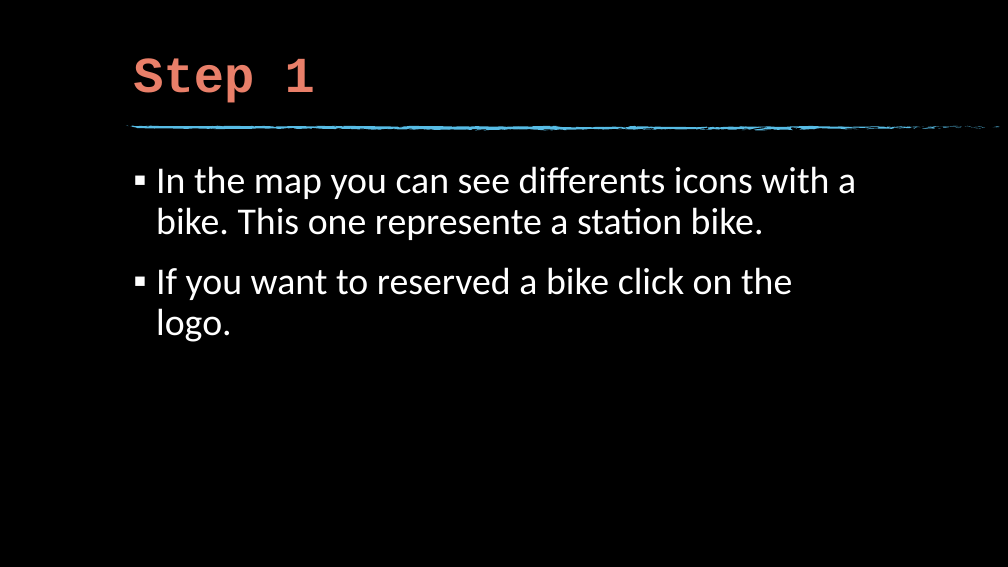
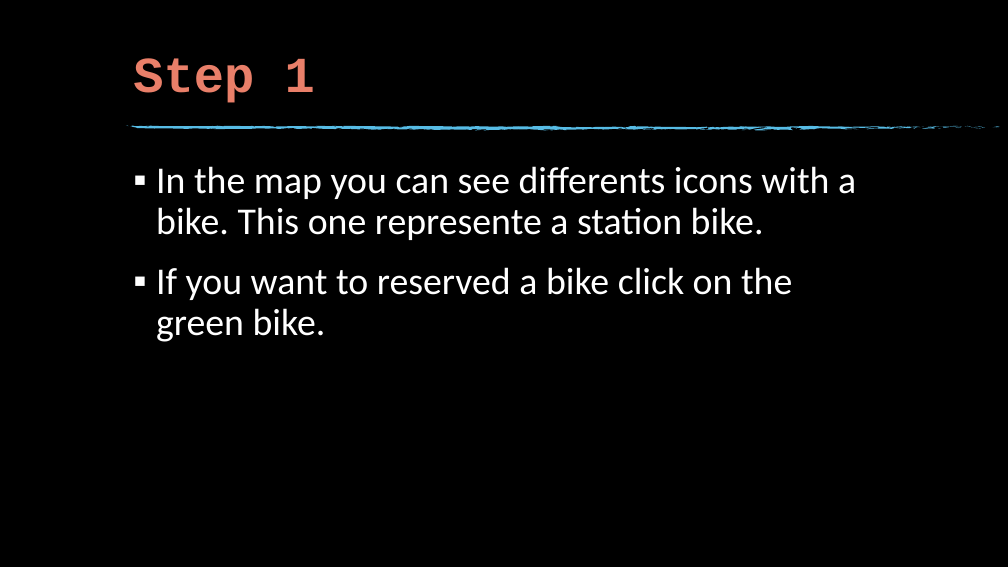
Before and after one commit to JEROME0905/P3_bikemap, a slide deck: slide 2 of diapo how to use application.pptx. Drawn at 1008x567 pixels with LibreOffice and Linux fonts; fonts in the diff are those of the drawing; background and template pictures are left out. Boxes give left, top, right and bottom in pixels: in the first picture for what was removed or moved away, otherwise in the second. Text is boxed around its words. In the diff, an @@ line names an element or a change of style, - is before the commit and + after.

```diff
--- a/diapo how to use application.pptx
+++ b/diapo how to use application.pptx
@@ text at bbox=[156, 267, 792, 342]: text changed @@
-▪ If you want to reserved a bike click on the logo.
+▪ If you want to reserved a bike click on the green bike.
```
Also in this commit, not shown: 1 other slide changed, 12 other files.
